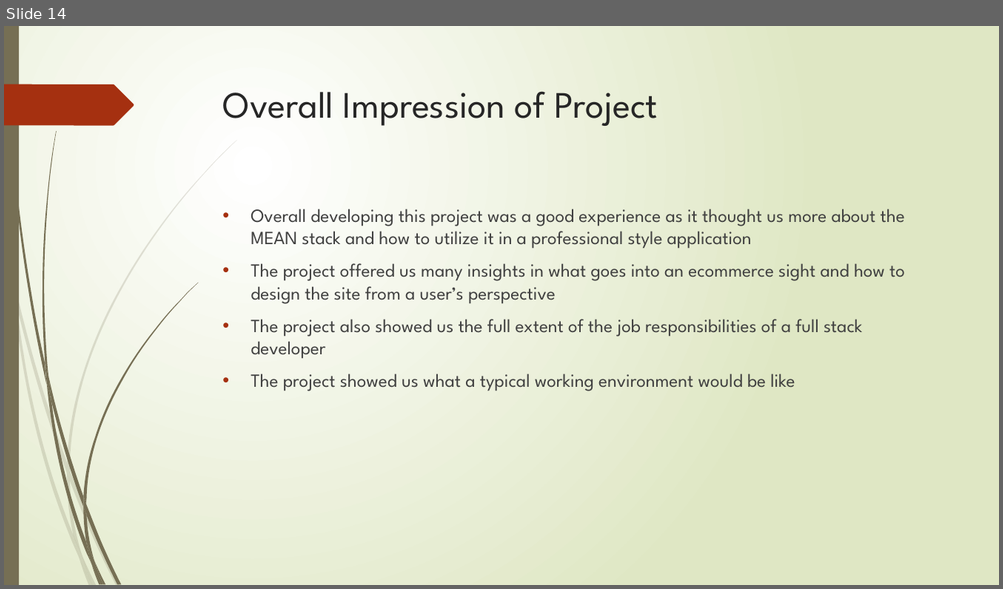
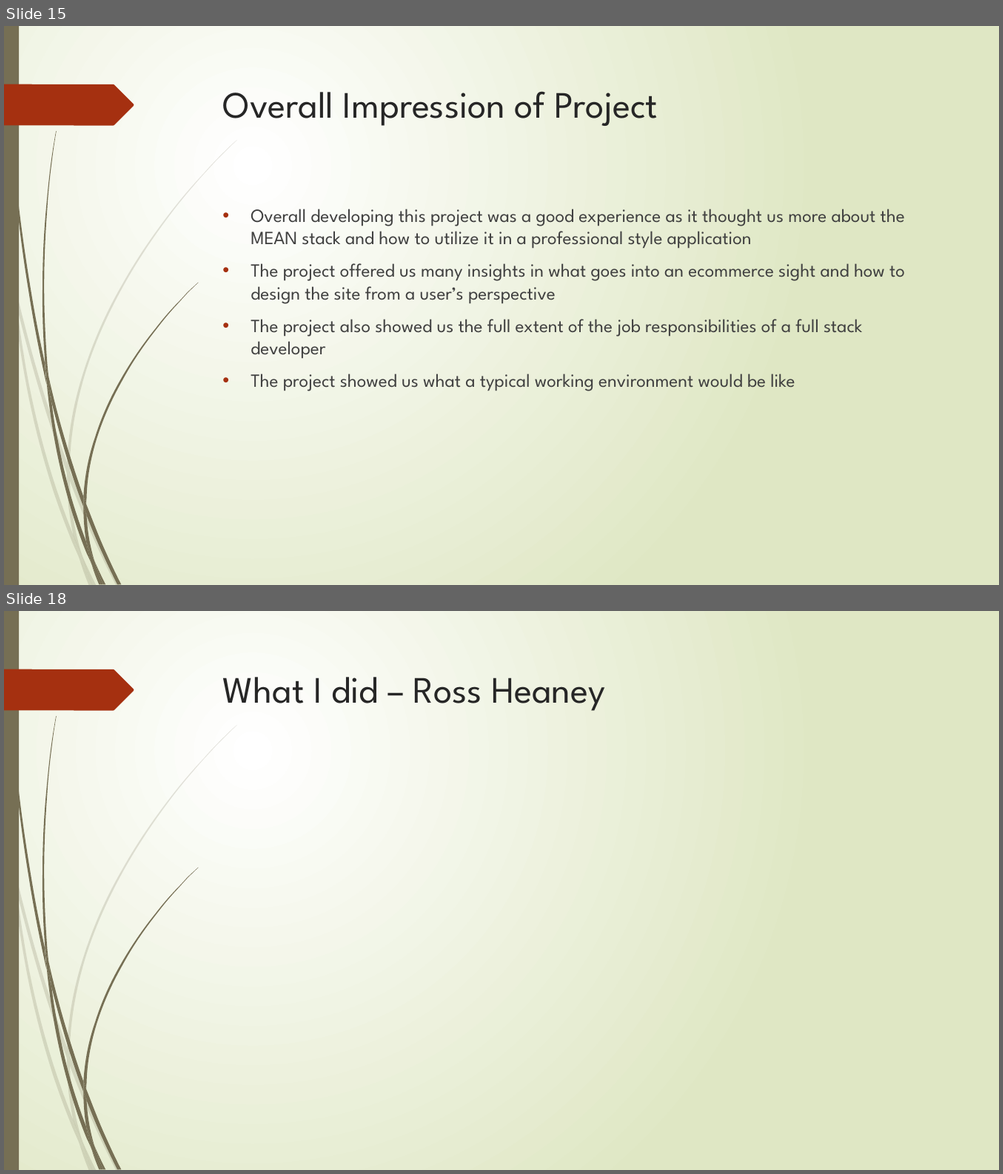
Before and after one commit to Ultan-Kearns/eCommerceApp, a slide deck: Presentation IT Professional.pptx. Shown one above the other, each under a label of ours: slide 14 before the commit, slides 15 and 18 after it; the slides between them are not shown. The pictures are 1003x589 and 1003x1174 pixels, drawn with LibreOffice and Linux fonts; fonts in the diff are those of the drawing. Boxes give left, top, right and bottom in pixels: in the first picture for what was removed or moved away, otherwise in the second. Text is boxed around its words. In the diff, an @@ line names an element or a change of style, - is before the commit and + after.

```diff
--- a/Presentation IT Professional.pptx
+++ b/Presentation IT Professional.pptx
@@ slide 18 added at (4,611,999,1170), background gradient #FFFFFF to #DFE8C4; not listed: 24 template elements that a slide beside it also shows @@
@@ title added at (223,677,605,711), 36 pt, text #262626 @@
+What I did – Ross Heaney
@@ what was slide 14 is now slide 15 @@
```
Also in this commit, not shown: 3 slides changed, 4 other slides added.
